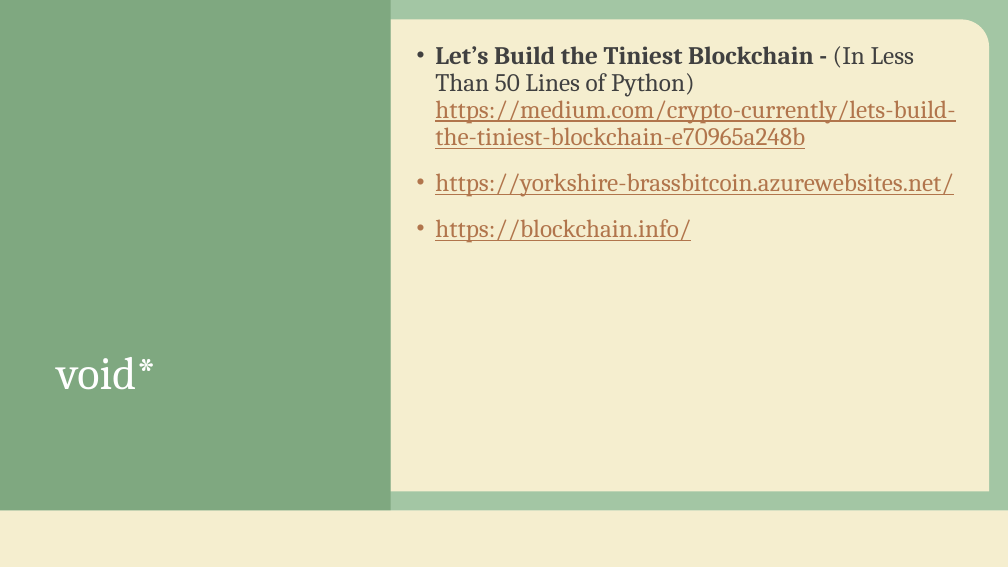
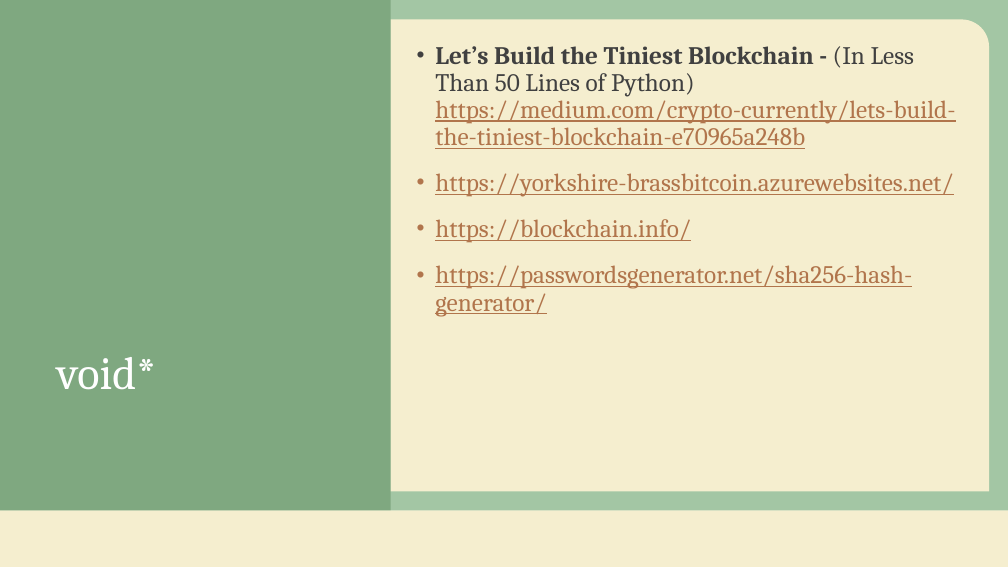
Before and after one commit to adampridmore/BrassBitCoin, a slide deck: slide 15 of Yorkshore-BrassBitCoin.pptx. Drawn at 1008x567 pixels with LibreOffice and Linux fonts; fonts in the diff are those of the drawing; background and template pictures are left out. Boxes give left, top, right and bottom in pixels: in the first picture for what was removed or moved away, otherwise in the second. Text is boxed around its words. In the diff, an @@ line names an element or a change of style, - is before the commit and + after.

```diff
--- a/Yorkshore-BrassBitCoin.pptx
+++ b/Yorkshore-BrassBitCoin.pptx
@@ text at [435,265,912,317]: paragraph added @@
+• https://passwordsgenerator.net/sha256-hash-generator/
```
Also in this commit, not shown: 2 other files.
